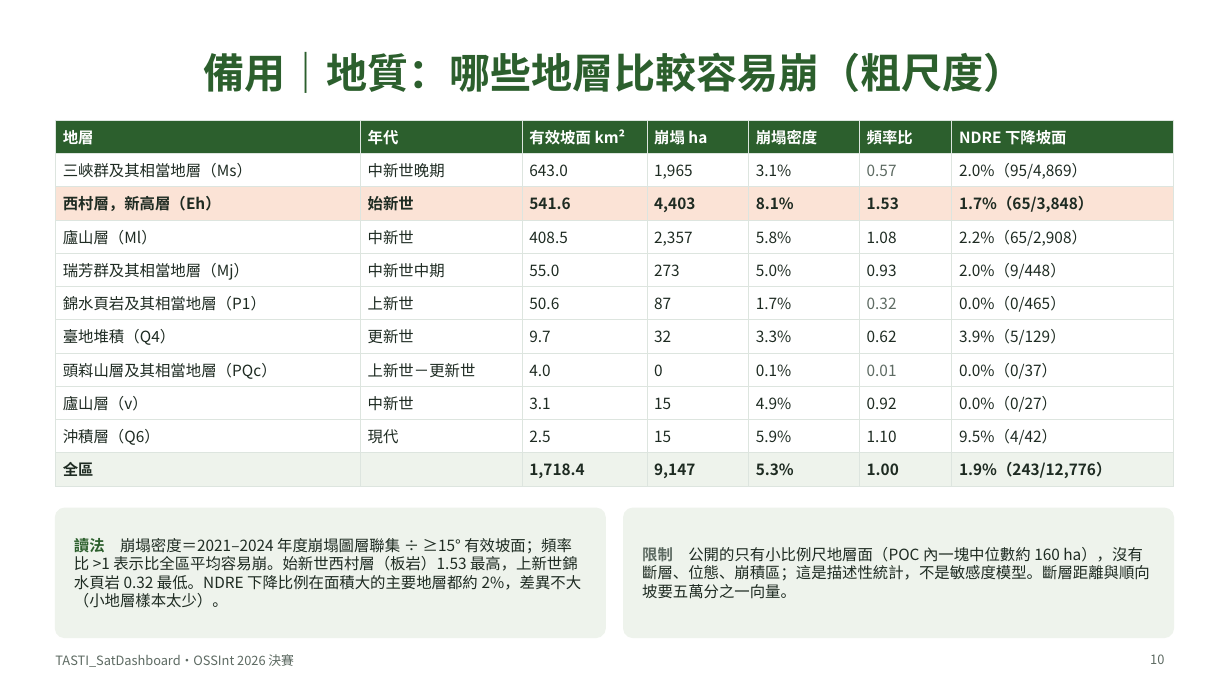
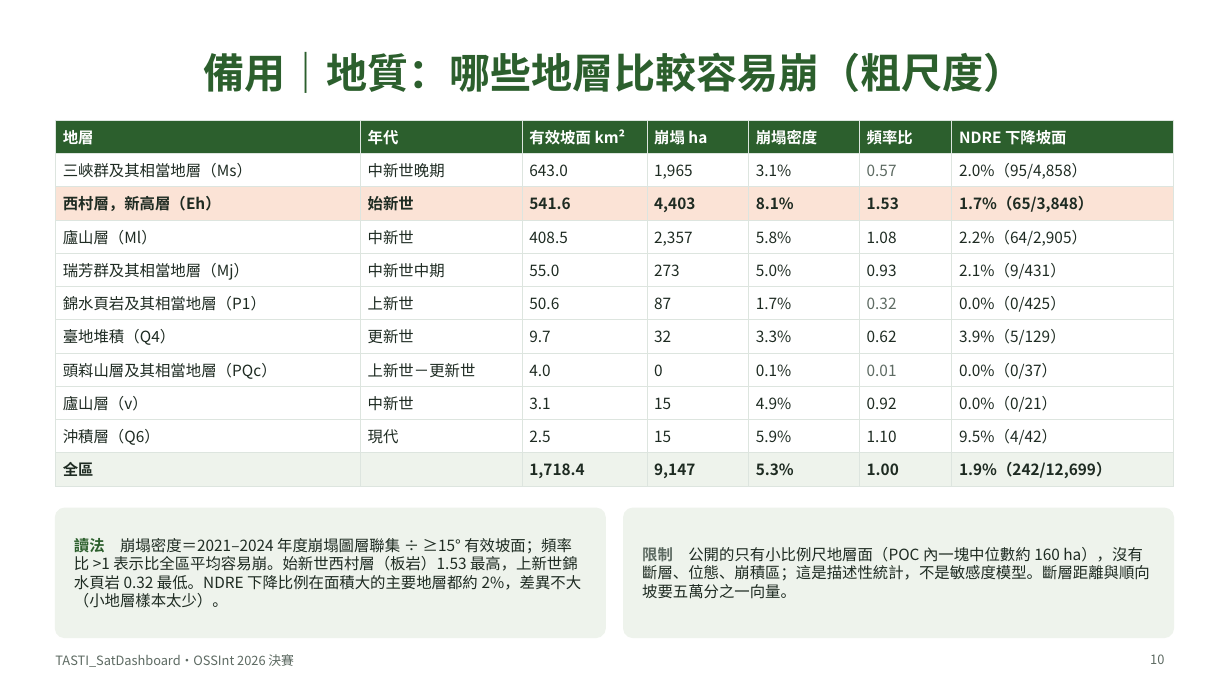
Before and after one commit to RhynoW/ardswc-resilience-observatory, a slide deck: slide 10 of presentation/TASTI_SatDashboard-決賽簡報.pptx. Drawn at 1232x693 pixels with LibreOffice and Linux fonts; fonts in the diff are those of the drawing. Boxes give left, top, right and bottom in pixels: in the first picture for what was removed or moved away, otherwise in the second. Text is boxed around its words. In the diff, an @@ line names an element or a change of style, - is before the commit and + after.

```diff
--- a/presentation/TASTI_SatDashboard-決賽簡報.pptx
+++ b/presentation/TASTI_SatDashboard-決賽簡報.pptx
@@ table at [55, 120, 1174, 482] @@
-row 2, column 7: 2.0%（95/4,869）
+row 2, column 7: 2.0%（95/4,858）
-row 4, column 7: 2.2%（65/2,908）
+row 4, column 7: 2.2%（64/2,905）
-row 5, column 7: 2.0%（9/448）
+row 5, column 7: 2.1%（9/431）
-row 6, column 7: 0.0%（0/465）
+row 6, column 7: 0.0%（0/425）
-row 9, column 7: 0.0%（0/27）
+row 9, column 7: 0.0%（0/21）
-row 11, column 7: 1.9%（243/12,776）
+row 11, column 7: 1.9%（242/12,699）
```
Also in this commit, not shown: 13 other files.
